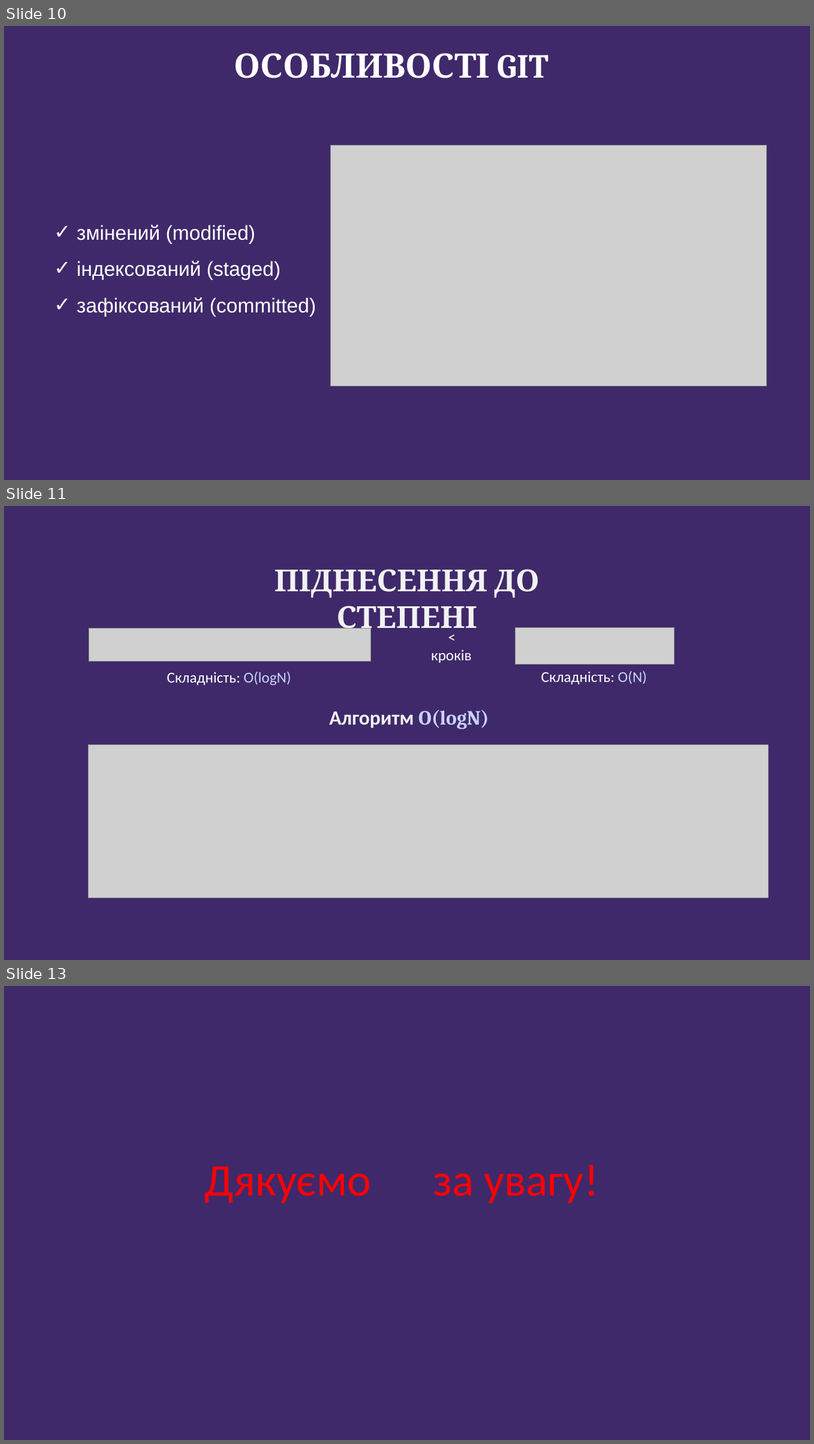
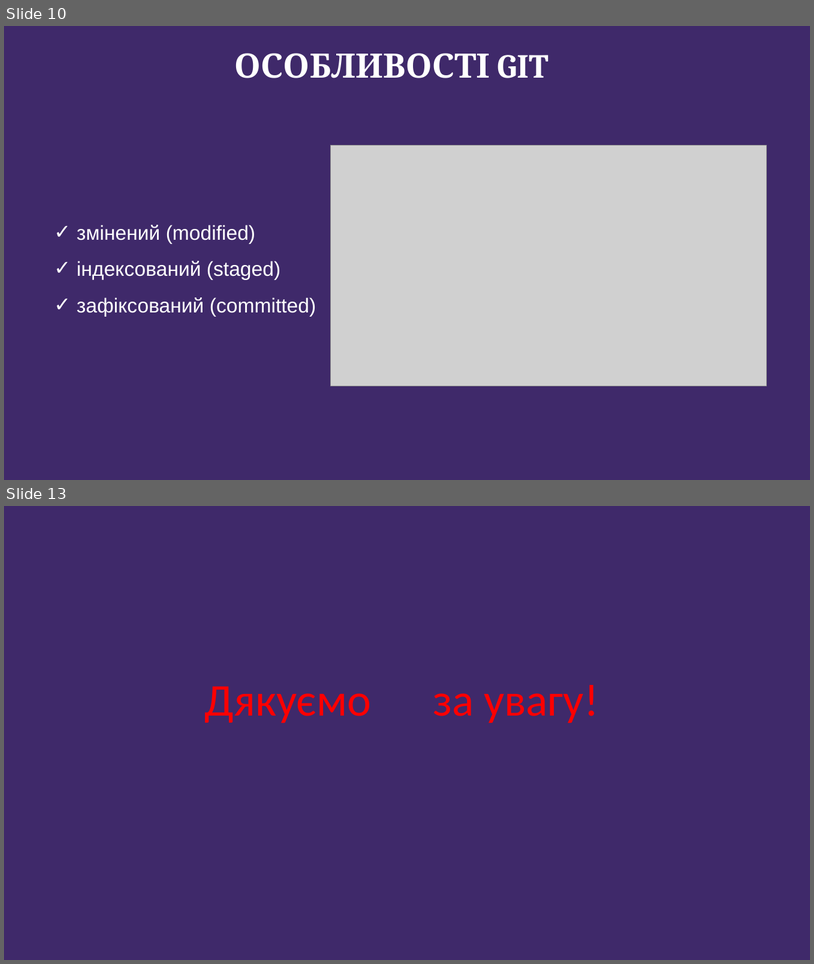
Before and after one commit to ArtemKlym/git_presentation, a slide deck: Git_1 part.pptx. Shown one above the other, each under a label of ours: slides 10, 11 and 13 before the commit, slides 10 and 13 after it; the slides between them are not shown. The pictures are 814x1444 and 814x964 pixels, drawn with LibreOffice and Linux fonts; fonts in the diff are those of the drawing; grey boxes stand for pictures; background and template pictures are left out. Boxes give left, top, right and bottom in pixels: in the first picture for what was removed or moved away, otherwise in the second. Text is boxed around its words. In the diff, an @@ line names an element or a change of style, - is before the commit and + after.

```diff
--- a/Git_1 part.pptx
+++ b/Git_1 part.pptx
@@ slide 11 removed at [4,506,810,960], background picture (left out) @@
@@ title removed at [275,569,539,636] @@
-ПІДНЕСЕННЯ ДО СТЕПЕНІ
@@ picture removed at [89,628,371,661] @@
@@ picture removed at [516,627,675,664] @@
@@ text removed at [431,649,472,663] @@
-<
-кроків
@@ text removed at [167,672,291,685] @@
-Складність: O(logN)
@@ text removed at [542,671,647,684] @@
-Складність: O(N)
@@ text removed at [329,709,489,729] @@
-Алгоритм O(logN)
@@ picture removed at [88,745,768,898] @@
```
Also in this commit, not shown: 2 slides added, 1 other slide removed.
